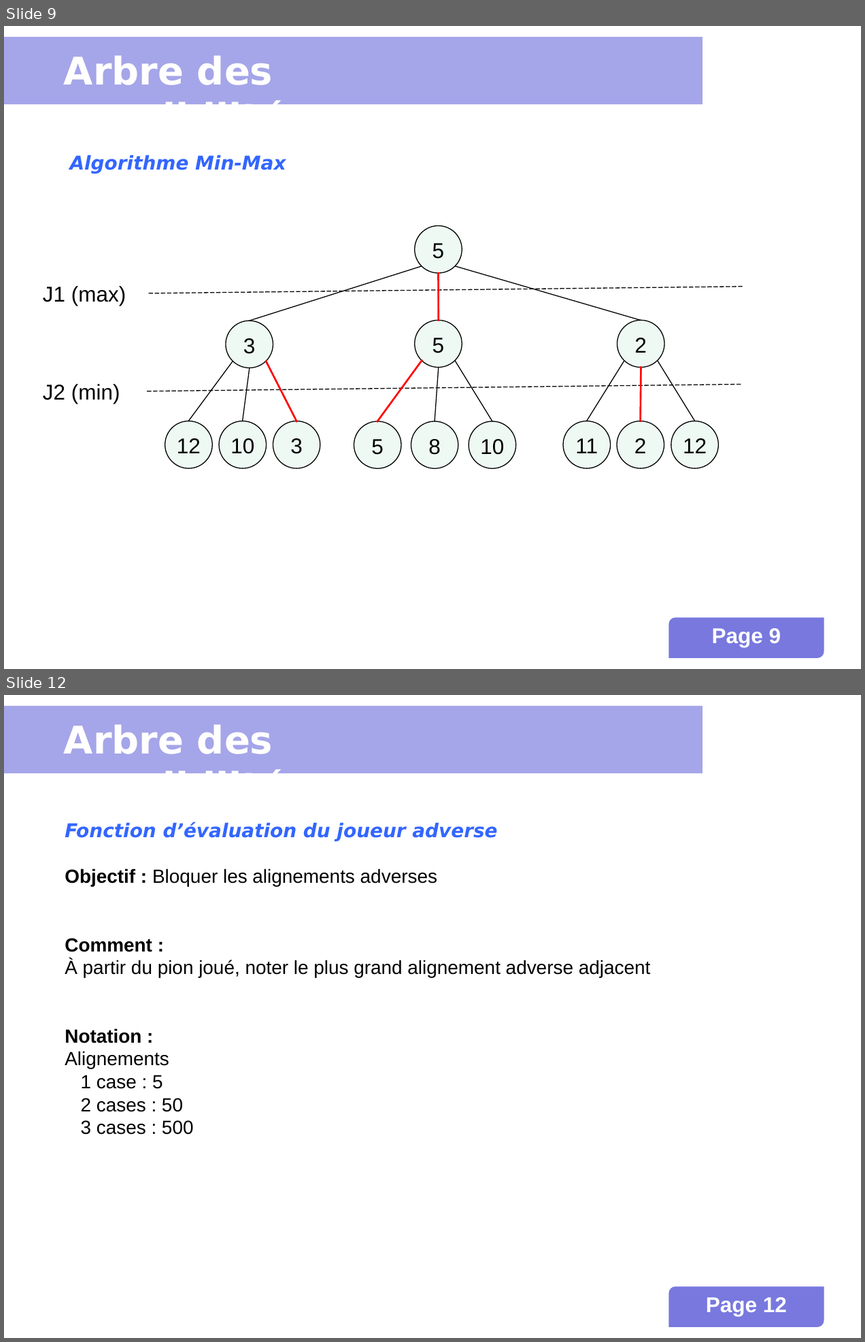
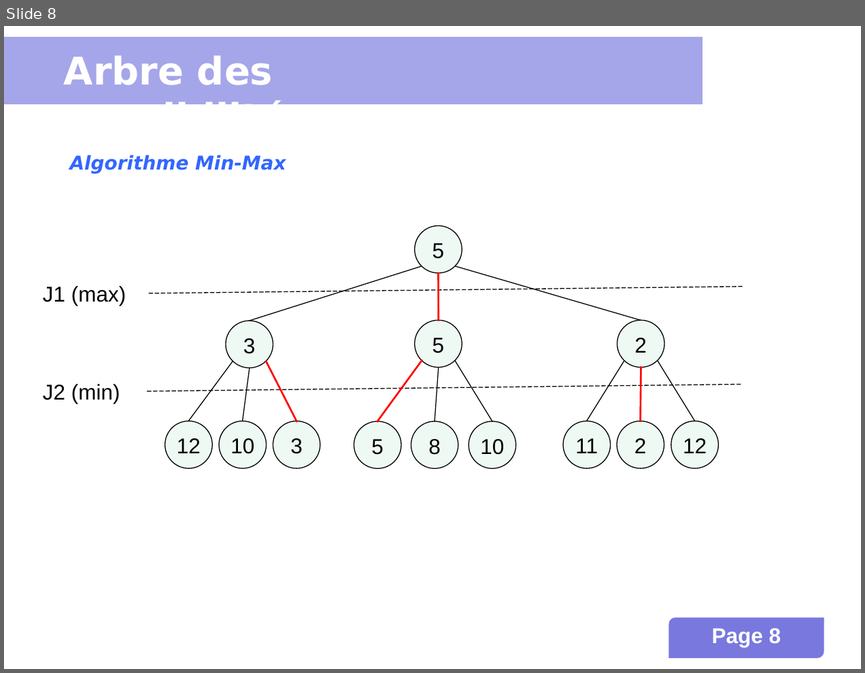
Before and after one commit to INSA-4IF-H4404-2013-2014/Connect-Four, a slide deck: presentation.ppt. Shown one above the other, each under a label of ours: slides 9 and 12 before the commit, slide 8 after it; the slides between them are not shown. The pictures are 865x1342 and 865x673 pixels, drawn with LibreOffice and Linux fonts; fonts in the diff are those of the drawing; background and template pictures are left out. Boxes give left, top, right and bottom in pixels: in the first picture for what was removed or moved away, otherwise in the second. Text is boxed around its words. In the diff, an @@ line names an element or a change of style, - is before the commit and + after.

```diff
--- a/presentation.ppt
+++ b/presentation.ppt
@@ slide 12 removed at [4, 695, 861, 1338], background #FFFFFF; not listed: 3 template elements that a slide beside it also shows @@
@@ text removed at [64, 724, 309, 773] @@
-Arbre des possibilités
@@ text removed at [65, 821, 651, 1134] @@
-Fonction d’évaluation du joueur adverse
-Objectif : Bloquer les alignements adverses
-Comment :
-À partir du pion joué, noter le plus grand alignement adverse adjacent
-Notation :
-Alignements
-1 case : 5
-2 cases : 50
-3 cases : 500
@@ what was slide 9 is now slide 8 @@
@@ page number at [712, 628, 781, 647]: text changed @@
-Page 9
+Page 8
```
Also in this commit, not shown: 9 slides changed, 2 slides added, 3 other slides removed.
